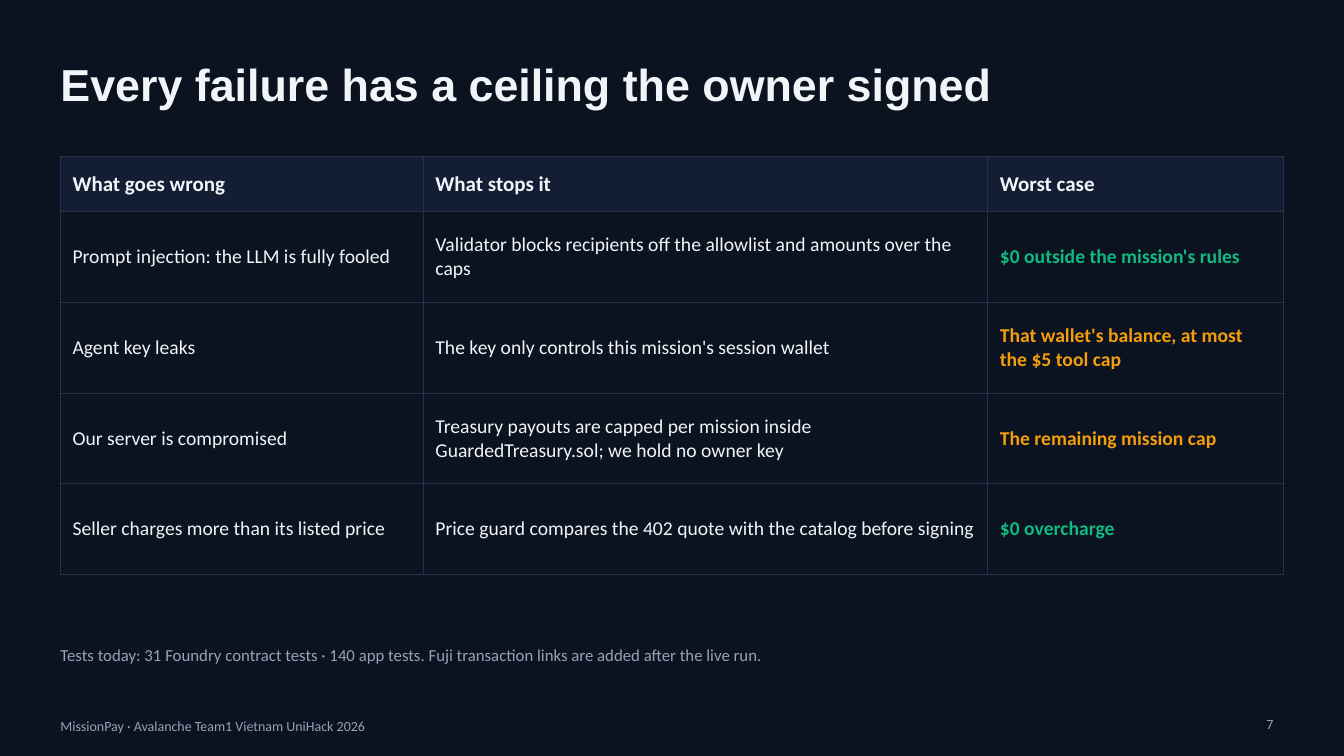
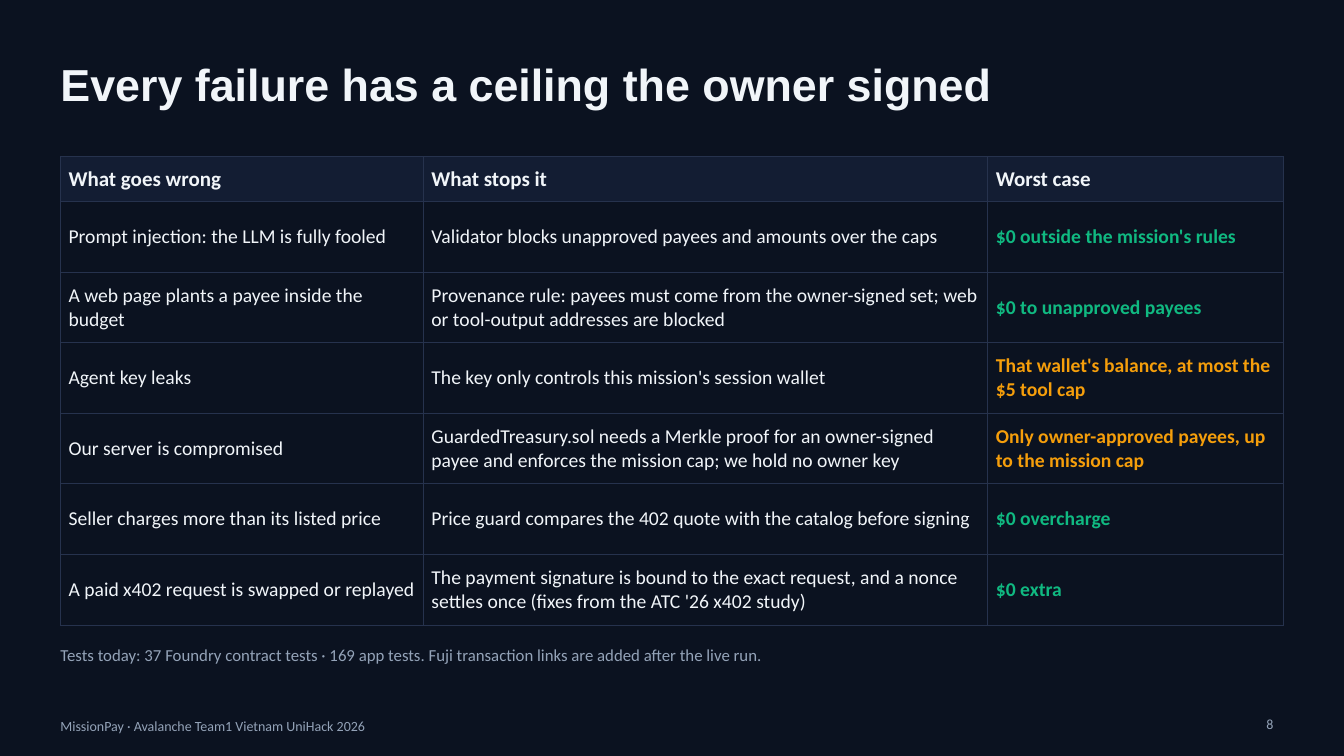
Before and after one commit to lenamkhanhh/UniHack, a slide deck: slide 8 of artifacts/submission-s1/MissionPay-pitch-deck-v2.pptx (slide 7 before the commit). Drawn at 1344x756 pixels with LibreOffice and Linux fonts; fonts in the diff are those of the drawing. Boxes give left, top, right and bottom in pixels: in the first picture for what was removed or moved away, otherwise in the second. Text is boxed around its words. In the diff, an @@ line names an element or a change of style, - is before the commit and + after.

```diff
--- a/artifacts/submission-s1/MissionPay-pitch-deck-v2.pptx
+++ b/artifacts/submission-s1/MissionPay-pitch-deck-v2.pptx
@@ table at <box>60,156,1284,615</box> @@
-row 2: Prompt injection: the LLM is fully fooled | Validator blocks recipients off the allowlist and amounts over the caps | $0 outside the mission's rules
+row 2: Prompt injection: the LLM is fully fooled | Validator blocks unapproved payees and amounts over the caps | $0 outside the mission's rules
+row 3: A web page plants a payee inside the budget | Provenance rule: payees must come from the owner-signed set; web or tool-output addresses are blocked | $0 to unapproved payees
-row 5, column 2: Treasury payouts are capped per mission inside GuardedTreasury.sol; we hold no owner key
+row 5, column 2: GuardedTreasury.sol needs a Merkle proof for an owner-signed payee and enforces the mission cap; we hold no owner key
-row 5, column 3: The remaining mission cap
+row 5, column 3: Only owner-approved payees, up to the mission cap
+row 7: A paid x402 request is swapped or replayed | The payment signature is bound to the exact request, and a nonce settles once (fixes from the ATC '26 x402 study) | $0 extra
@@ text at <box>60,649,762,664</box>: text changed @@
-Tests today: 31 Foundry contract tests · 140 app tests. Fuji transaction links are added after the live run.
+Tests today: 37 Foundry contract tests · 169 app tests. Fuji transaction links are added after the live run.
@@ page number at <box>1266,719,1273,729</box>: text changed @@
-7
+8
```
Also in this commit, not shown: 5 other slides changed, 3 slides added, 2 slides removed, 14 other files.
